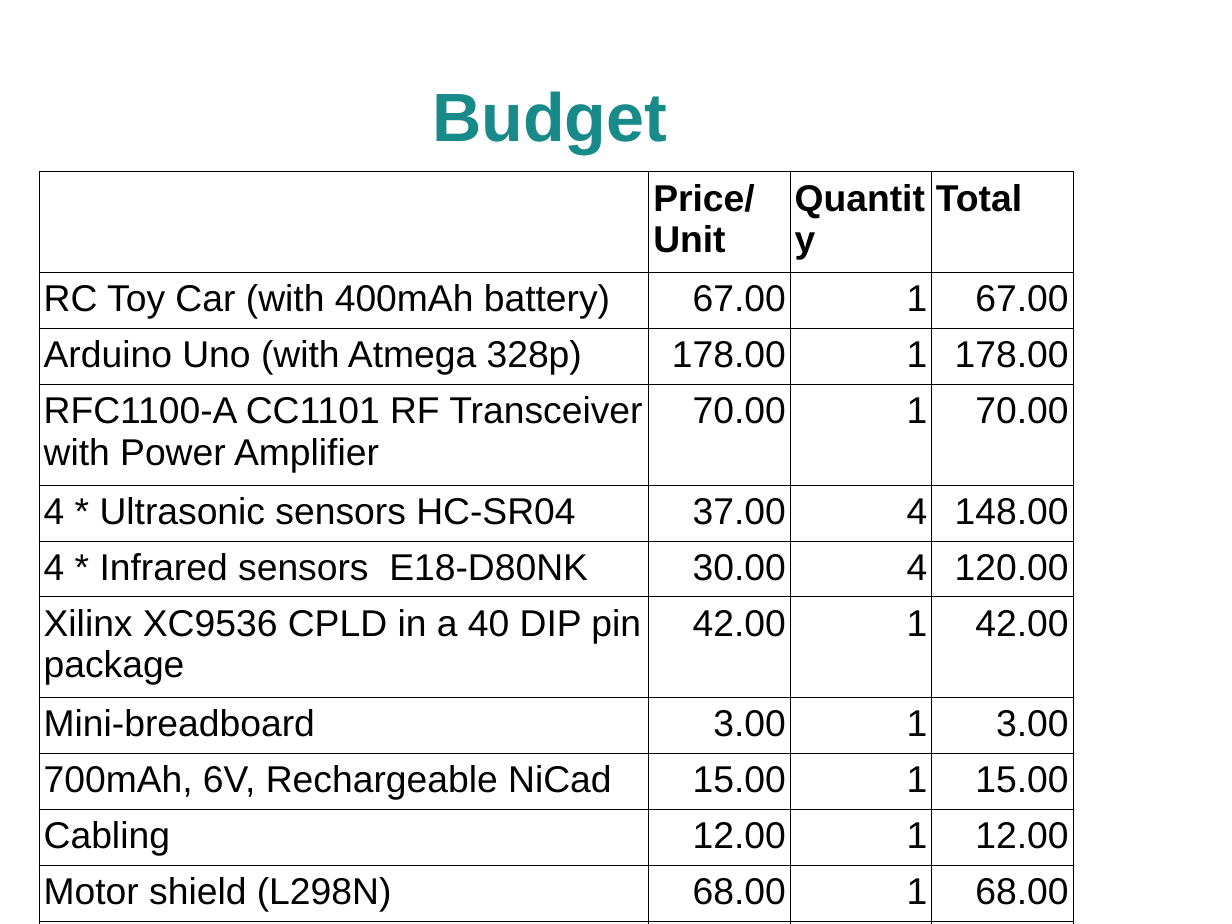
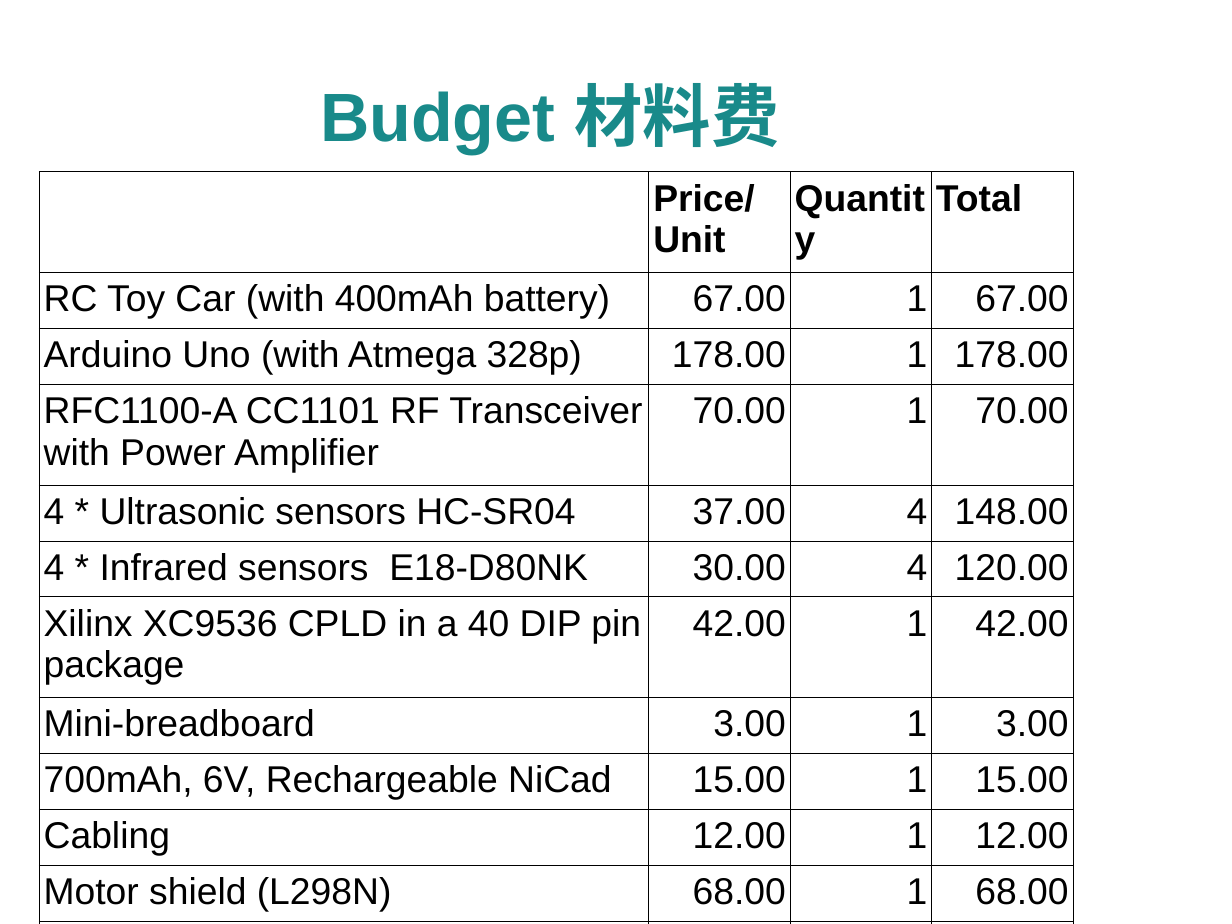
Before and after one commit to rngadam/ART, a slide deck: slide 14 of presentations/KickOff.odp. Drawn at 1232x924 pixels with LibreOffice and Linux fonts; fonts in the diff are those of the drawing; background and template pictures are left out. Boxes give left, top, right and bottom in pixels: in the first picture for what was removed or moved away, otherwise in the second. Text is boxed around its words. In the diff, an @@ line names an element or a change of style, - is before the commit and + after.

```diff
--- a/presentations/KickOff.odp
+++ b/presentations/KickOff.odp
@@ title at [320,83,780,153]: text changed @@
-Budget
+Budget 材料费
```
Also in this commit, not shown: 4 other slides changed, 24 other files.
